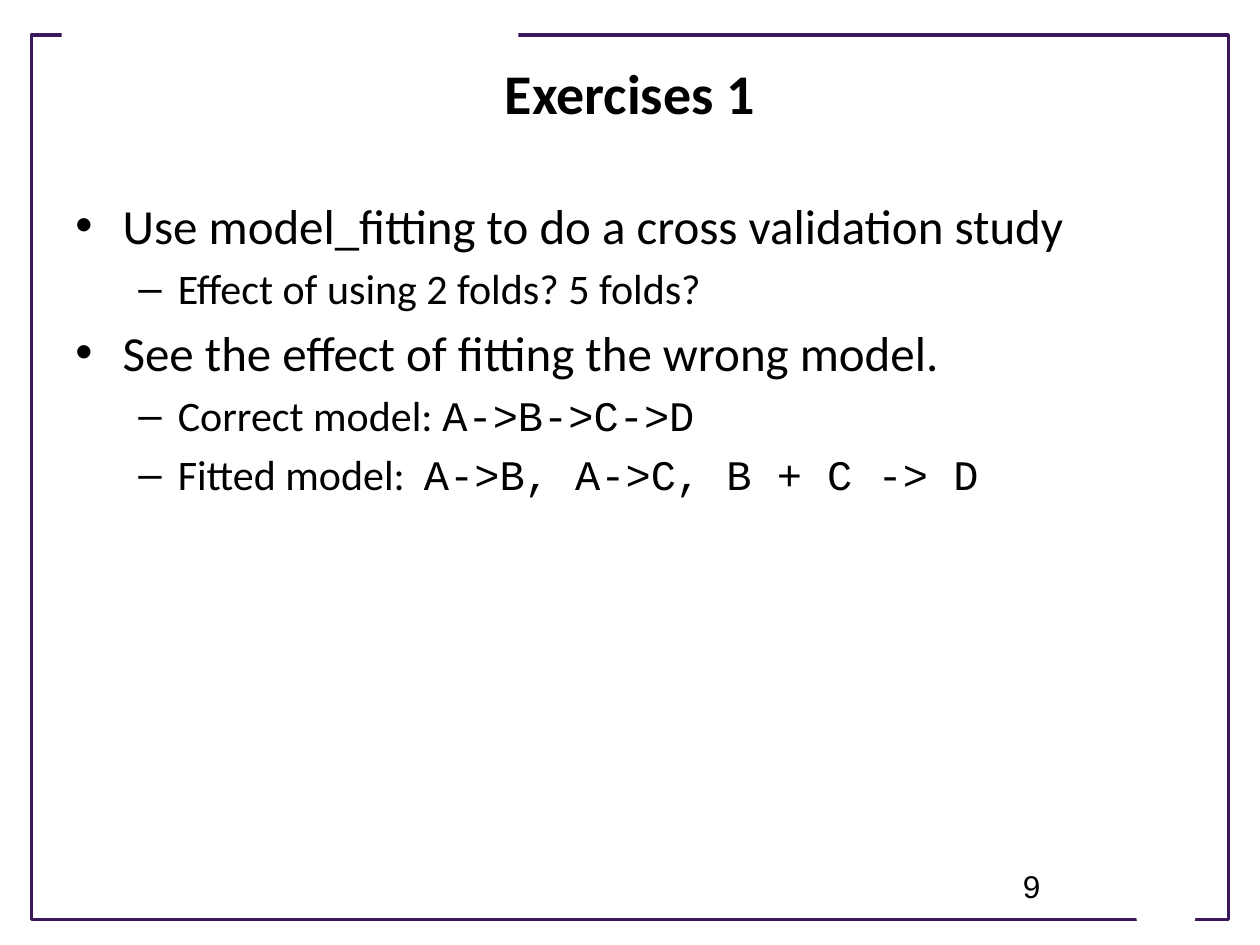
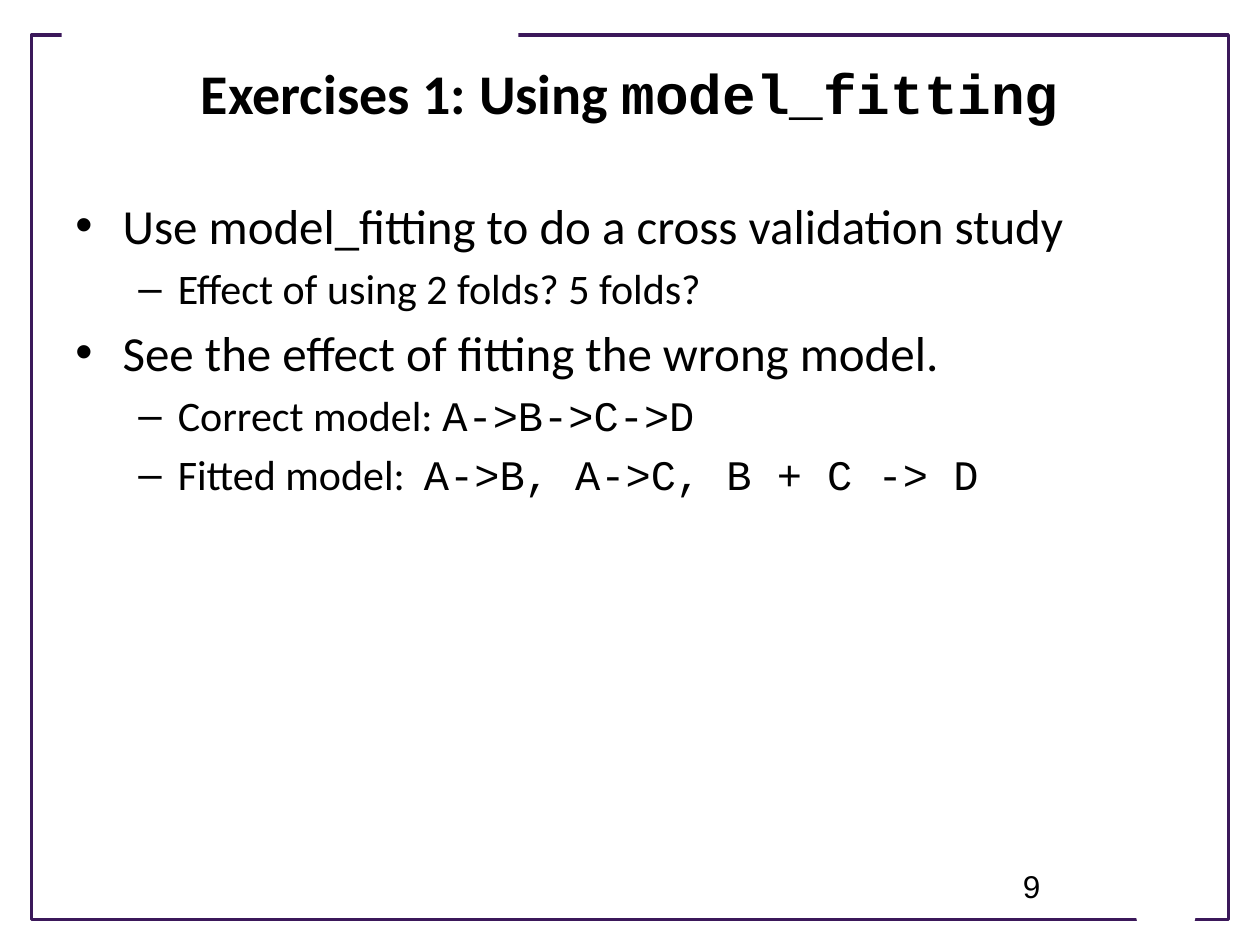
Before and after one commit to ModelEngineering/advancing-biomedical-models, a slide deck: slide 9 of lectures/lecture_10/Lecture_10_Cross_Validation_and_Software_Engineering.pptx. Drawn at 1260x945 pixels with LibreOffice and Linux fonts; fonts in the diff are those of the drawing; background and template pictures are left out. Boxes give left, top, right and bottom in pixels: in the first picture for what was removed or moved away, otherwise in the second. Text is boxed around its words. In the diff, an @@ line names an element or a change of style, - is before the commit and + after.

```diff
--- a/lectures/lecture_10/Lecture_10_Cross_Validation_and_Software_Engineering.pptx
+++ b/lectures/lecture_10/Lecture_10_Cross_Validation_and_Software_Engineering.pptx
@@ title at (201,74,1059,126): text changed @@
-Exercises 1
+Exercises 1: Using model_fitting
```
Also in this commit, not shown: 4 other slides changed.
